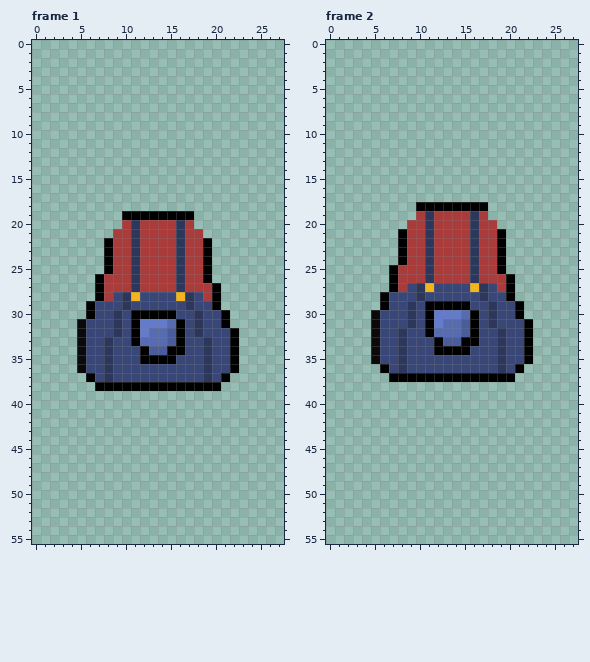
One commit to this pixel-art file: Content/FarmerIdle.aseprite. Above: the version before the commit.
28x56 pixels, 8 frames. Shown: frame 1, frame 2. The commit also changed other frames, which this record leaves out.
New version:
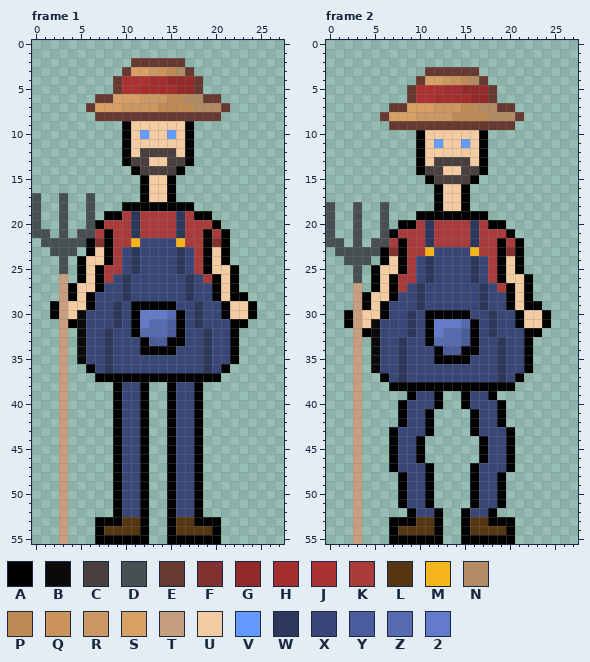
Palette (. is transparent): A #000000  B #0b0909  C #493f3f  D #474f52  E #663931  F #823030  G #932929  H #a42e2e  J #ac3232  K #a93b3b  L #563511  M #f4b41b  N #b18b63  P #be8b57  Q #cb9359  R #cb9864  S #d9a066  T #c79f7e  U #f4cca1  V #639bff  W #2d375b  X #394778  Y #4a5c9c  Z #576bb1  2 #647acb
The exact change:
layer "HøyreBein" now shown
layer "VenstreBein" now shown
layer "Vensterarm" now shown
layer "HøyreArm" now shown
layer "Hode" now shown
layer "Høygaffel" now shown
Changed rows in their new state; - is an unchanged pixel.
Frame 1:
first column x 0:
 2 -----------EEEEEE--------
 3 ----------ESSRQPNE-------
 4 ---------EJJJHHGGGE------
 5 ---------EJJHHHHGGE------
 6 -------EESSSRRRPPNNEE----
 7 ------ESSSRRRRPPPPNNNE---
 8 -------EEEEEEEEEEEEEE----
 9 ----------AUUUUUUA-------
10 ----------AUVUUVUA-------
11 ----------AUUUUUUA-------
12 ----------AUCCCCUA-------
13 ----------ACCUUCCA-------
14 -----------ACCCCA--------
15 ------------AUUA---------
16 ------------AUUA---------
17 D--D--D-----AUUA---------
18 D--D--D---AAAAAAAA-------
19 D--D--D-AAKWKKKKWKAA-----
20 D--D--DAKK--------KKA----
21 DD-D-DDKA----------AKA---
22 -DDDDDAF---MXXXXM---FA---
23 --DDD-AU--X-XXXX-X--UA---
24 ---D-AUU--X-XXXX-X--UA---
25 ---D-AUAK-X-XXXX-X--UUA--
26 ---T-AU--XWXXXXXXWXKAUA--
27 ---TAUU-XXWXXXXXXWXX-UA--
28 ---TAUAXX--X----X--X-UAA-
29 --ATUU---WXAAAAA-XW-XAUUA
30 --ATUBX-----222ZA-----UUA
31 ---TA--------ZZY-----XAA-
32 ---T----WX--Z-----XW-----
33 ---T-------XAYYA---------
34 ---T---------AA-X--------
35 ---T--------XXXX---------
36 ---T-.A--------------A.--
37 ---T--.AAAAAAAAAAAAAA.---
38 ---T---..-XX-..-XX-..----
39 ---T-----AXXA--AXXA------
40 ---T-----AXXA--AXXA------
41 ---T-----AXXA--AXXA------
42 ---T-----AXXA--AXXA------
43 ---T-----AXXA--AXXA------
44 ---T-----AXXA--AXXA------
45 ---T-----AXXA--AXXA------
46 ---T-----AXXA--AXXA------
47 ---T-----AXXA--AXXA------
48 ---T-----AXXA--AXXA------
49 ---T-----AXXA--AXXA------
50 ---T-----AXXA--AXXA------
51 ---T-----AXXA--AXXA------
52 ---T-----AXXA--AXXA------
53 ---T---AAALLA--ALLAAA----
54 ---T---ALLLLA--ALLLLA----
55 ---T---AAAAAA--AAAAAA----
Frame 2:
first column x 0:
 3 -----------EEEEEE--------
 4 ----------ESSRQPNE-------
 5 ---------EJJJHHGGGE------
 6 ---------EJJHHHHGGE------
 7 -------EESSSRRRPPNNEE----
 8 ------ESSSRRRRPPPPNNNE---
 9 -------EEEEEEEEEEEEEE----
10 ----------AUUUUUUA-------
11 ----------AUVUUVUA-------
12 ----------AUUUUUUA-------
13 ----------AUCCCCUA-------
14 ----------ACCUUCCA-------
15 -----------ACCCCA--------
16 ------------AUUA---------
17 ------------AUUA---------
18 D--D--D---..-UU-..-------
19 D--D--D---AAAAAAAA-------
20 D--D--D-AA--------AA-----
21 D--D--DAK----------KA----
22 DD-D-DDK------------KA---
23 -DDDDDAF---MXXXXM---FA---
24 --DDD-AU--X-XXXX-X--UA---
25 ---D-AUUA-X-XXXX-X--UA---
26 ---D-AU---X-XXXX-X-AUUA--
27 ---T-AU----X----X----UA--
28 ---TAUUA-------------UA--
29 ---TAU---XWXXXXX-WX-AUAA-
30 --ATUUA-----AAAAX-----UUA
31 --ATU--------22Z-----AUUA
32 ---TA---XW--2-----WX---A-
33 ---T-------AZZZY---------
34 ---T---------YY-A--------
35 ---T--------AAAA---------
36 ---T-BX--------------XA--
37 ---T--AXWXXXXXXXXXXWXA---
38 ---T---AAAAAAAAAAAAAA----
39 ---T-----AXXA--AXXA------
40 ---T----AXXXA--AXXXA-----
41 ---T----AXXA----AXXA-----
42 ---T----AXXA----AXXA-----
43 ---T---AXXXA----AXXXA----
44 ---T---AXXA------AXXA----
45 ---T---AXXA------AXXA----
46 ---T---AXXA------AXXA----
47 ---T---AXXXA----AXXXA----
48 ---T----AXXA----AXXA-----
49 ---T----AXXA----AXXA-----
50 ---T----AXXA----AXXA-----
51 ---T----AXXA----AXXA-----
52 ---T-----AXXA--AXXA------
53 ---T---AAALLA--ALLAAA----
54 ---T---ALLLLA--ALLLLA----
55 ---T---AAAAAA--AAAAAA----
Where, in picture pixels (left, top, right, bottom), the same in both pictures:
changed: (32, 58, 257, 544)
changed: (326, 67, 551, 544)
